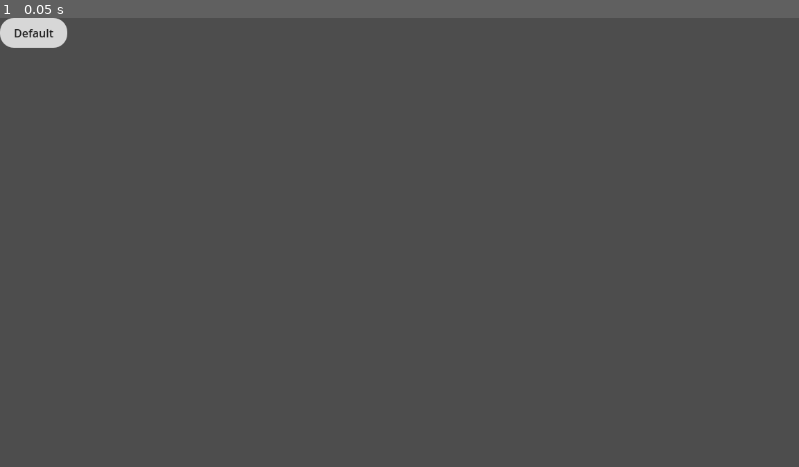
Above: before the commit, frame 1.
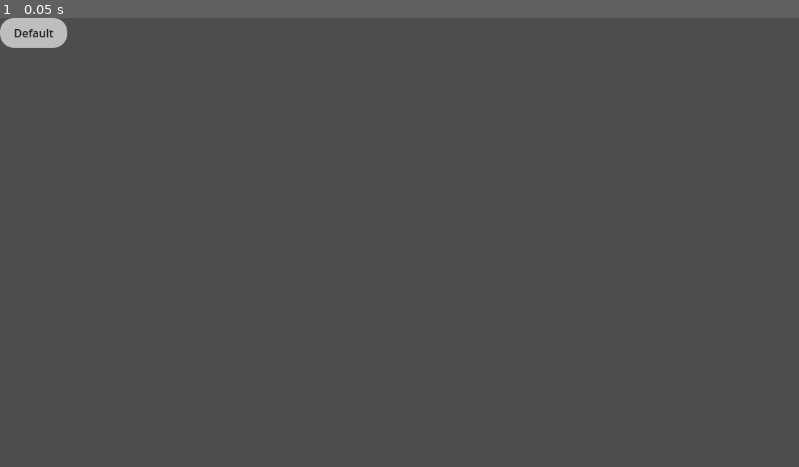
Above: after the commit, the same moment.

Repository: oakeslab-polymtl/DTInsight
Game: Godot game, scene res://GenericDisplay/generic_display.tscn
Same seed, same stepped clock (60 frames per second), same inputs: the game is played once before the commit and once after it. This scene is started directly instead of the project's main scene.
Inputs:
- Up to frame 1 (0.05 s): no input

The runs differ from the first frame. In frame 1, 0.4% of the frame differs, in the area x 0-9%, y 0-7%.

Commit message:
Element highlight

Diff:
--- a/DTContainer/DT&PTContainer.gd
+++ b/DTContainer/DT&PTContainer.gd
@@ -51,8 +51,10 @@
 func _on_element_over(element_name):
 	if (element_name == ""):
 		highlighted_element = null
+		GenericDisplaySignals.generic_display_highlight.emit([])
 	else:
 		highlighted_element = get_node_by_name(element_name)
+		GenericDisplaySignals.generic_display_highlight.emit(get_all_connected_to(element_name))
 
 #Feed fuseki data
 func feed_fuseki_data(feed):
@@ -96,6 +98,15 @@
 	for key in attributes.keys():
 		displayed_string += key + " : " + attributes[key] + "\n"
 	return displayed_string
+
+func get_all_connected_to(element_name : String) -> Array[String]:
+	var all_connected : Array[String]= [element_name]
+	for link in fuseki_data.enabler_to_service + fuseki_data.model_to_enabler + fuseki_data.service_to_insight:
+		if link.first_node_name == element_name:
+			all_connected.append(link.second_node_name)
+		if link.second_node_name == element_name:
+			all_connected.append(link.first_node_name)
+	return all_connected
 
 #Draw all links
 func _draw():
--- a/GenericDisplay/GenericDisplay.gd
+++ b/GenericDisplay/GenericDisplay.gd
@@ -1,11 +1,34 @@
 extends BoxContainer
 
+@onready var element = $GenericElementName
 @onready var element_name = $GenericElementName.text
 
-var mouse_over = false
+const dimmed_color : Color = Color.GRAY
+const highlight_color : Color = Color.DIM_GRAY
+
+func _ready():
+	set_dimmed_style()
+	GenericDisplaySignals.generic_display_highlight.connect(_on_display_highlight)
+
+func _on_display_highlight(highlighted_elements_names : Array):
+	if (element_name in highlighted_elements_names):
+		set_highlight_style()
+	else:
+		set_dimmed_style()
 
 func _on_mouse_entered():
 	GenericDisplaySignals.generic_display_over.emit(element_name)
 
 func _on_mouse_exited():
 	GenericDisplaySignals.generic_display_over.emit("")
+
+func set_dimmed_style():
+	set_bg_color(dimmed_color)
+
+func set_highlight_style():
+	set_bg_color(highlight_color)
+
+func set_bg_color(color : Color):
+	var styleBox : StyleBoxFlat = element.get_theme_stylebox("normal").duplicate()
+	styleBox.set("bg_color", color)
+	element.add_theme_stylebox_override("normal", styleBox)
--- a/GenericDisplay/GenericDisplaySignals.gd
+++ b/GenericDisplay/GenericDisplaySignals.gd
@@ -1,3 +1,4 @@
 extends Node
 
 signal generic_display_over
+signal generic_display_highlight
--- a/GenericDisplay/generic_display.tscn
+++ b/GenericDisplay/generic_display.tscn
@@ -2,12 +2,12 @@
 
 [ext_resource type="Script" path="res://GenericDisplay/GenericDisplay.gd" id="1_5lixw"]
 
-[sub_resource type="StyleBoxFlat" id="StyleBoxFlat_3hsd0"]
+[sub_resource type="StyleBoxFlat" id="StyleBoxFlat_q36xm"]
 content_margin_left = 20.0
 content_margin_top = 10.0
 content_margin_right = 20.0
 content_margin_bottom = 10.0
-bg_color = Color(0.843184, 0.843184, 0.843184, 1)
+bg_color = Color(0.843137, 0.843137, 0.843137, 1)
 corner_radius_top_left = 20
 corner_radius_top_right = 20
 corner_radius_bottom_right = 20
@@ -29,7 +29,7 @@
 layout_mode = 2
 size_flags_horizontal = 3
 theme_override_colors/font_color = Color(0.129558, 0.129558, 0.129558, 1)
-theme_override_styles/normal = SubResource("StyleBoxFlat_3hsd0")
+theme_override_styles/normal = SubResource("StyleBoxFlat_q36xm")
 text = "Default"
 horizontal_alignment = 1
 vertical_alignment = 3
